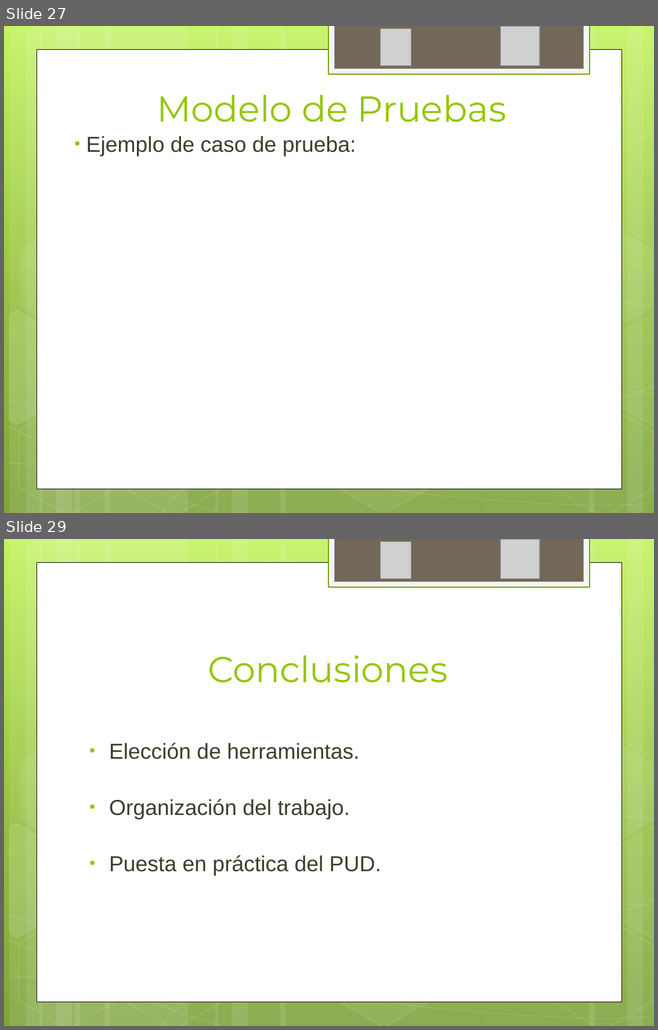
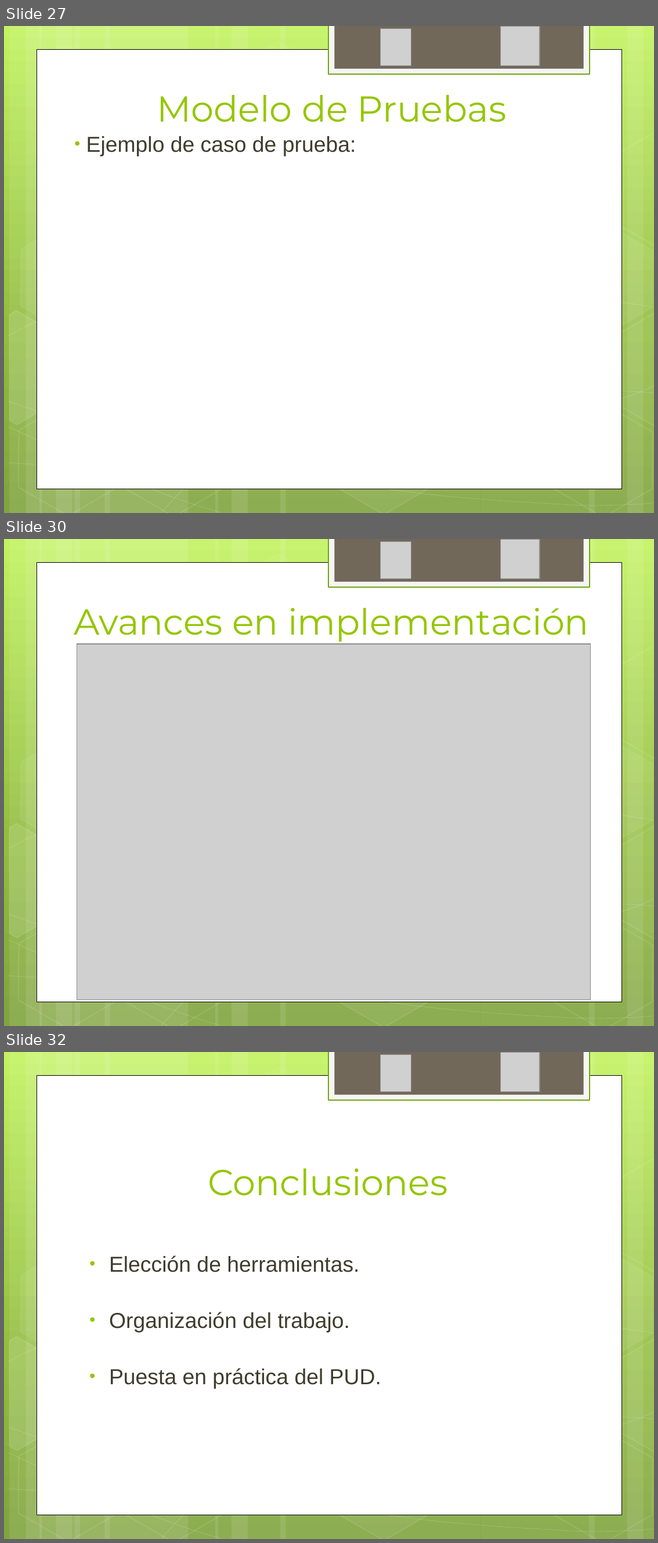
Before and after one commit to ptissera/habilitacion-profesional-2012-4k4, a slide deck: Documentacion/Proyecto/Iteracion3/Presentacion 3 - Modelos del Sistema.pptx. Shown one above the other, each under a label of ours: slides 27 and 29 before the commit, slides 27, 30 and 32 after it; the slides between them are not shown. The pictures are 658x1030 and 658x1543 pixels, drawn with LibreOffice and Linux fonts; fonts in the diff are those of the drawing; grey boxes stand for pictures. Boxes give left, top, right and bottom in pixels: in the first picture for what was removed or moved away, otherwise in the second. Text is boxed around its words. In the diff, an @@ line names an element or a change of style, - is before the commit and + after.

Commit message:
avances de implementacion y seguimiento de la planificacion

```diff
--- a/Documentacion/Proyecto/Iteracion3/Presentacion 3 - Modelos del Sistema.pptx
+++ b/Documentacion/Proyecto/Iteracion3/Presentacion 3 - Modelos del Sistema.pptx
@@ slide 30 added at bbox=[4, 539, 654, 1026], background gradient #C3F35F to #93BF3F to #81A53E; not listed: 31 template elements that a slide beside it also shows @@
@@ picture added at bbox=[380, 541, 411, 578] @@
@@ picture added at bbox=[500, 540, 540, 579] @@
@@ title added at bbox=[74, 608, 589, 644], 40 pt, text #94C600 @@
+Avances en implementación
@@ picture added at bbox=[76, 644, 590, 1000] @@
@@ what was slide 29 is now slide 32 @@
```
Also in this commit, not shown: 1 slide changed, 2 other slides added.
